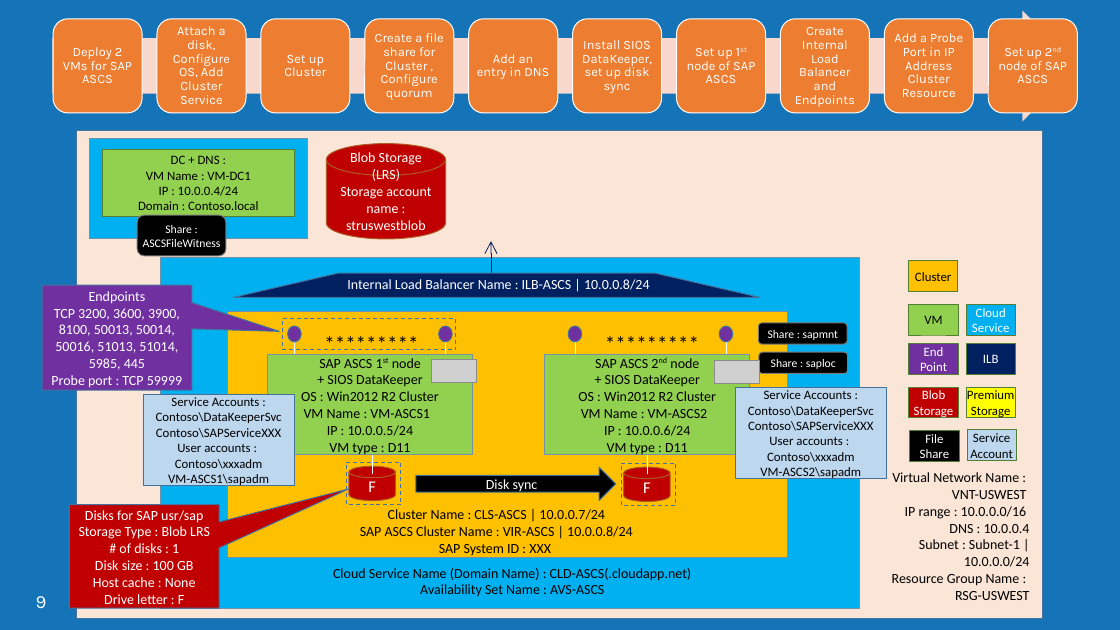
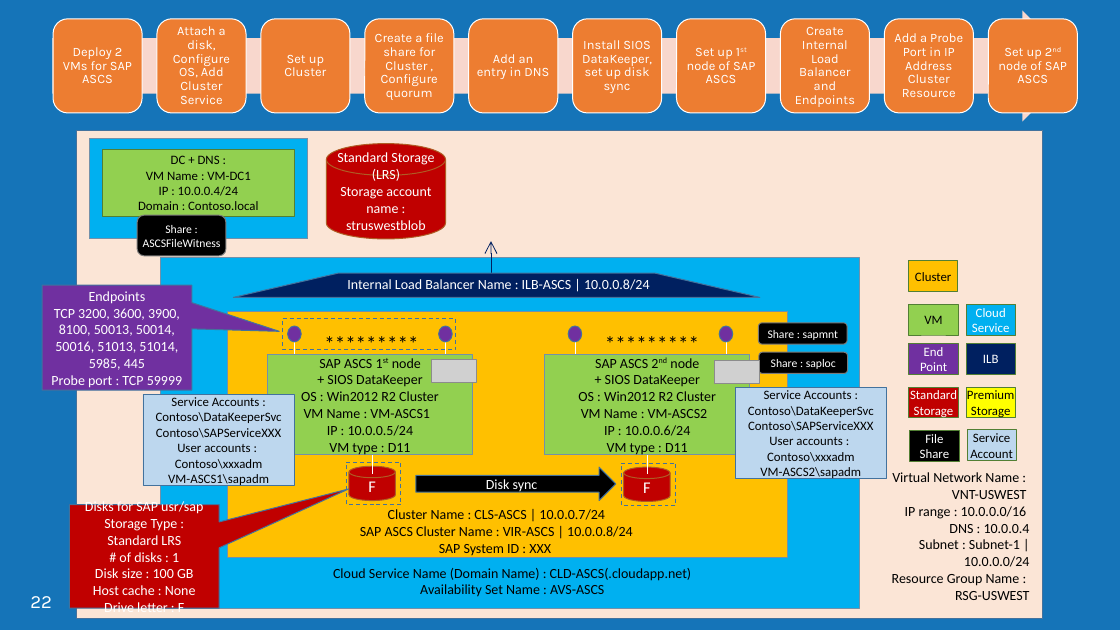
Before and after one commit to AzureCAT-GSI/SAP-on-Azure, a slide deck: slide 22 of SAP-on-Azure-Workshop-multi-day-/Presentations/Building SAP NetWeaver on SQL in Azure.pptx (slide 9 before the commit). Drawn at 1120x630 pixels with LibreOffice and Linux fonts; fonts in the diff are those of the drawing; grey boxes stand for pictures; background and template pictures are left out. Boxes give left, top, right and bottom in pixels: in the first picture for what was removed or moved away, otherwise in the second. Text is boxed around its words. In the diff, an @@ line names an element or a change of style, - is before the commit and + after.

Commit message:
Updating presentations.

```diff
--- a/SAP-on-Azure-Workshop-multi-day-/Presentations/Building SAP NetWeaver on SQL in Azure.pptx
+++ b/SAP-on-Azure-Workshop-multi-day-/Presentations/Building SAP NetWeaver on SQL in Azure.pptx
@@ text in cylinder at bbox=[337, 150, 434, 181]: text changed @@
-Blob Storage (LRS)
+Standard Storage (LRS)
@@ text in rectangle at bbox=[910, 390, 957, 419]: text changed @@
-Blob
-Storage
+Standard
+Storage
@@ text in speech box at bbox=[85, 499, 203, 562]: text changed @@
-Disks for SAP usr/sap
-Storage Type : Blob LRS
-# of disks : 1
+Disks for SAP usr/sap
+Storage Type : Standard LRS
+# of disks : 1
@@ page number at bbox=[30, 596, 52, 608]: text changed @@
-9
+22
```
Also in this commit, not shown: 5 other slides changed, 13 slides added.
